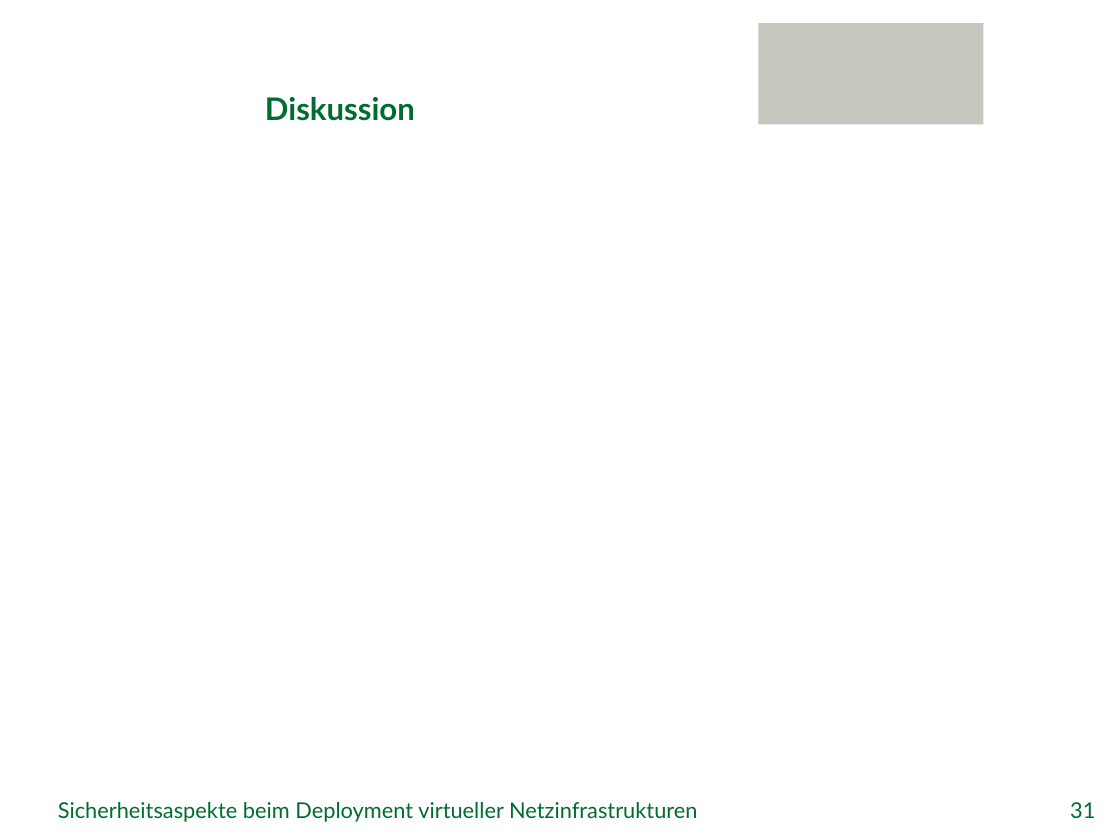
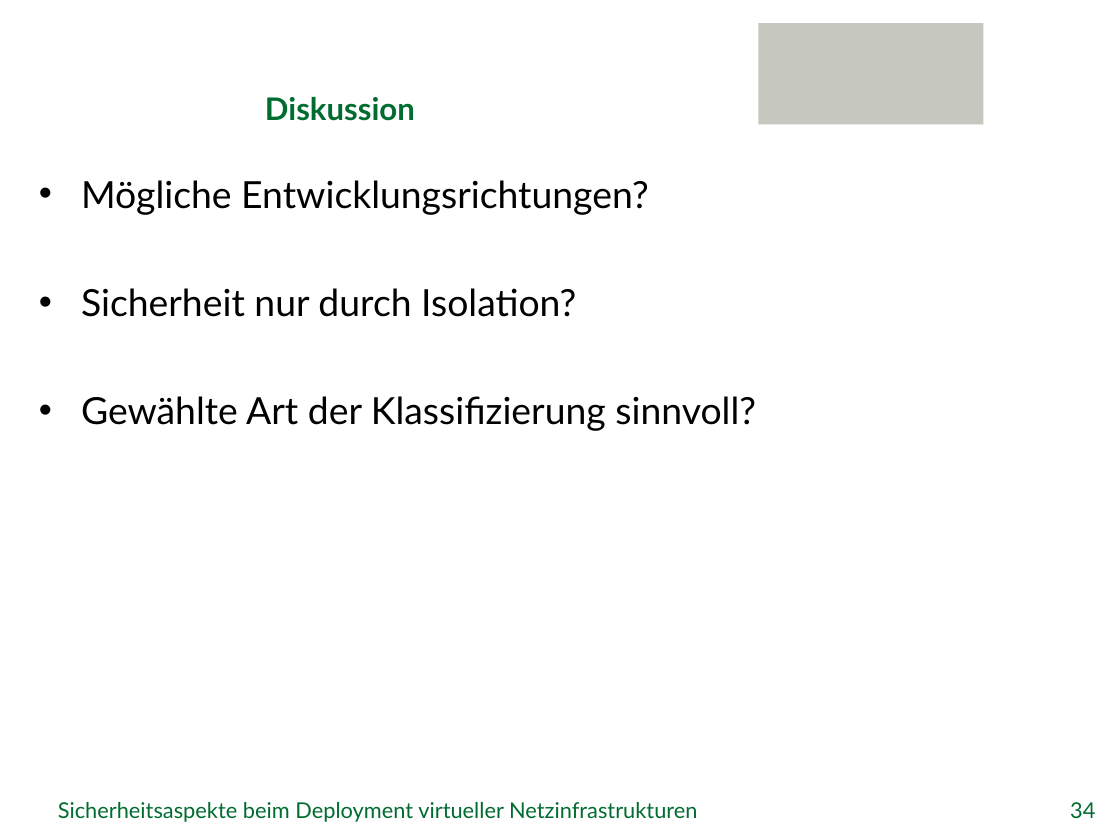
Before and after one commit to GeGroe/timvs, a slide deck: slide 34 of Referat/PowerPoint/TimvS_SVNE.pptx (slide 31 before the commit). Drawn at 1120x840 pixels with LibreOffice and Linux fonts; fonts in the diff are those of the drawing; background and template pictures are left out. Boxes give left, top, right and bottom in pixels: in the first picture for what was removed or moved away, otherwise in the second. Text is boxed around its words. In the diff, an @@ line names an element or a change of style, - is before the commit and + after.

Commit message:
Notizen, Diskussionsfolien und -themen, mitlaufende Gliederung am unteren Folienrand

```diff
--- a/Referat/PowerPoint/TimvS_SVNE.pptx
+++ b/Referat/PowerPoint/TimvS_SVNE.pptx
@@ text added at (81,180,756,431), 24 pt, text #000000 @@
+• Mögliche Entwicklungsrichtungen?
+• Sicherheit nur durch Isolation?
+• Gewählte Art der Klassifizierung sinnvoll?
@@ page number at (1070,802,1095,818): text changed @@
-31
+34
```
Also in this commit, not shown: 24 other slides changed, 6 slides added, 2 slides removed, 4 other files.
